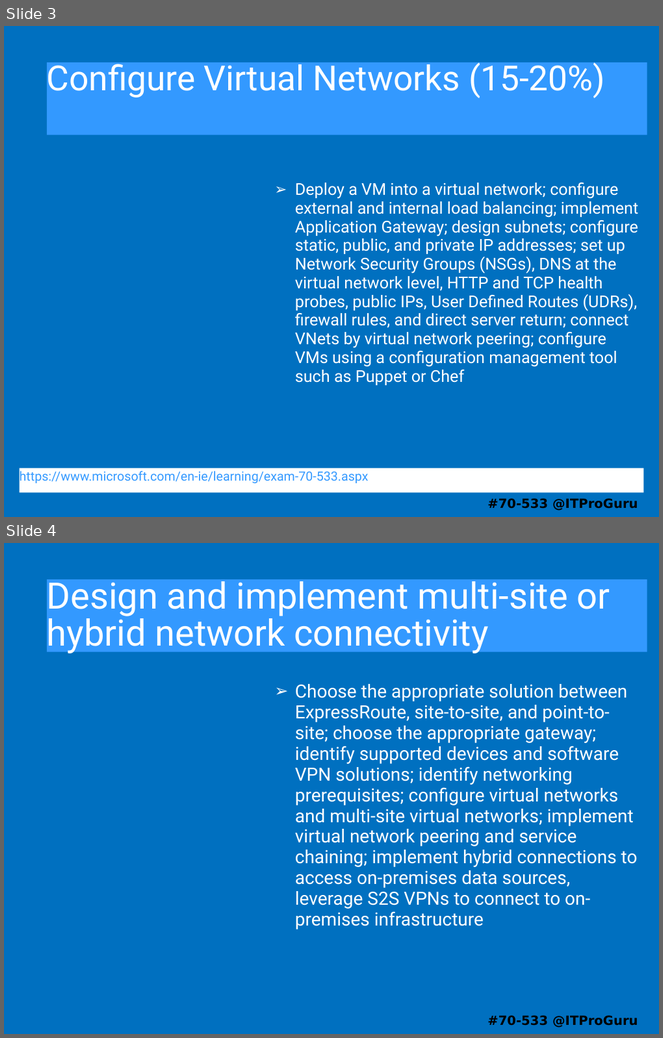
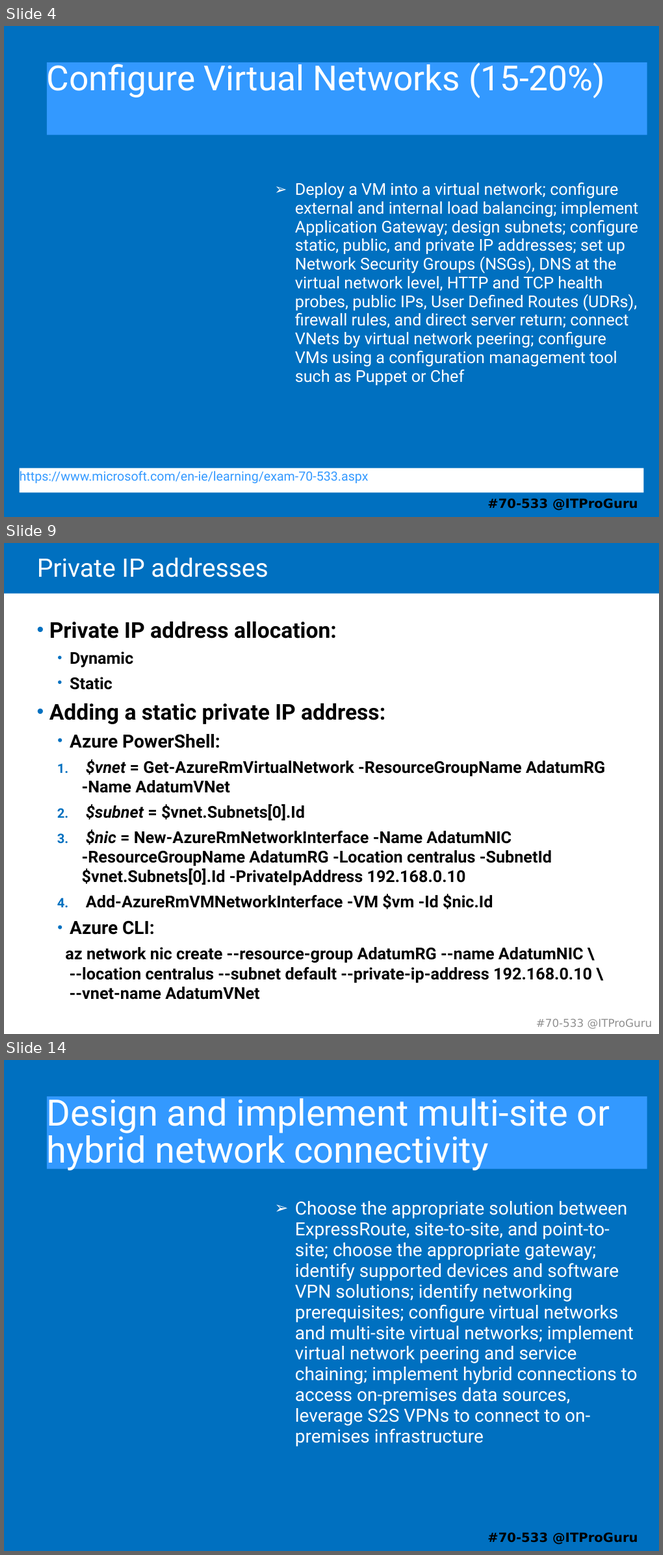
Before and after one commit to guruskill/70-533, a slide deck: 70-533-04-Network.pptx. Shown one above the other, each under a label of ours: slides 3 and 4 before the commit, slides 4, 9 and 14 after it; the slides between them are not shown. The pictures are 663x1038 and 663x1555 pixels, drawn with LibreOffice and Linux fonts; fonts in the diff are those of the drawing. Boxes give left, top, right and bottom in pixels: in the first picture for what was removed or moved away, otherwise in the second. Text is boxed around its words. In the diff, an @@ line names an element or a change of style, - is before the commit and + after.

```diff
--- a/70-533-04-Network.pptx
+++ b/70-533-04-Network.pptx
@@ slide 9 added at (4,543,659,1034), background #FFFFFF @@
@@ rectangle added at (4,543,659,594), fill #0070C0 @@
@@ title added at (37,557,268,577), 28 pt, text #FFFFFF @@
+Private IP addresses
@@ text added at (50,621,605,983), 18 pt, text #000000, bold @@
+• Private IP address allocation:
+  • Dynamic
+  • Static
+• Adding a static private IP address:
+  • Azure PowerShell:
+  1. $vnet = Get-AzureRmVirtualNetwork -ResourceGroupName AdatumRG
+     -Name AdatumVNet
+  2. $subnet = $vnet.Subnets[0].Id
+  3. $nic = New-AzureRmNetworkInterface -Name AdatumNIC
+     -ResourceGroupName AdatumRG -Location centralus -SubnetId $vnet.Subnets[0].Id -PrivateIpAddress 192.168.0.10
+  4. Add-AzureRmVMNetworkInterface -VM $vm -Id $nic.Id
+  • Azure CLI:
+az network nic create --resource-group AdatumRG --name AdatumNIC \
+--location centralus --subnet default --private-ip-address 192.168.0.10 \
+--vnet-name AdatumVNet
@@ text added at (536,1019,653,1029), 12 pt, text #909090 @@
+#70-533 @ITProGuru
@@ what was slide 3 is now slide 4 @@
@@ what was slide 4 is now slide 14 @@
```
Also in this commit, not shown: 1 slide changed, 15 other slides added, 2 slides removed, 8 other files.
